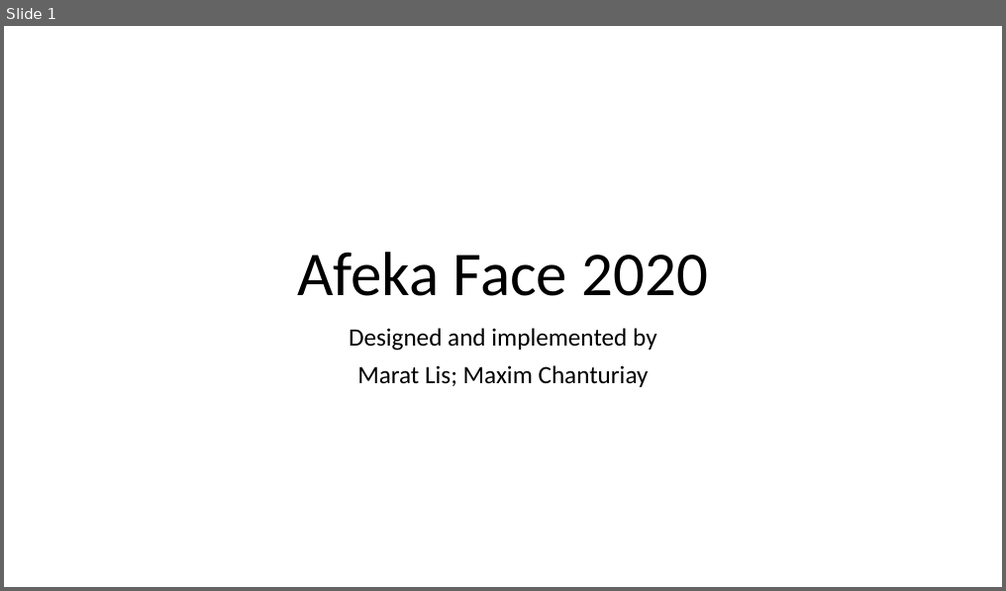
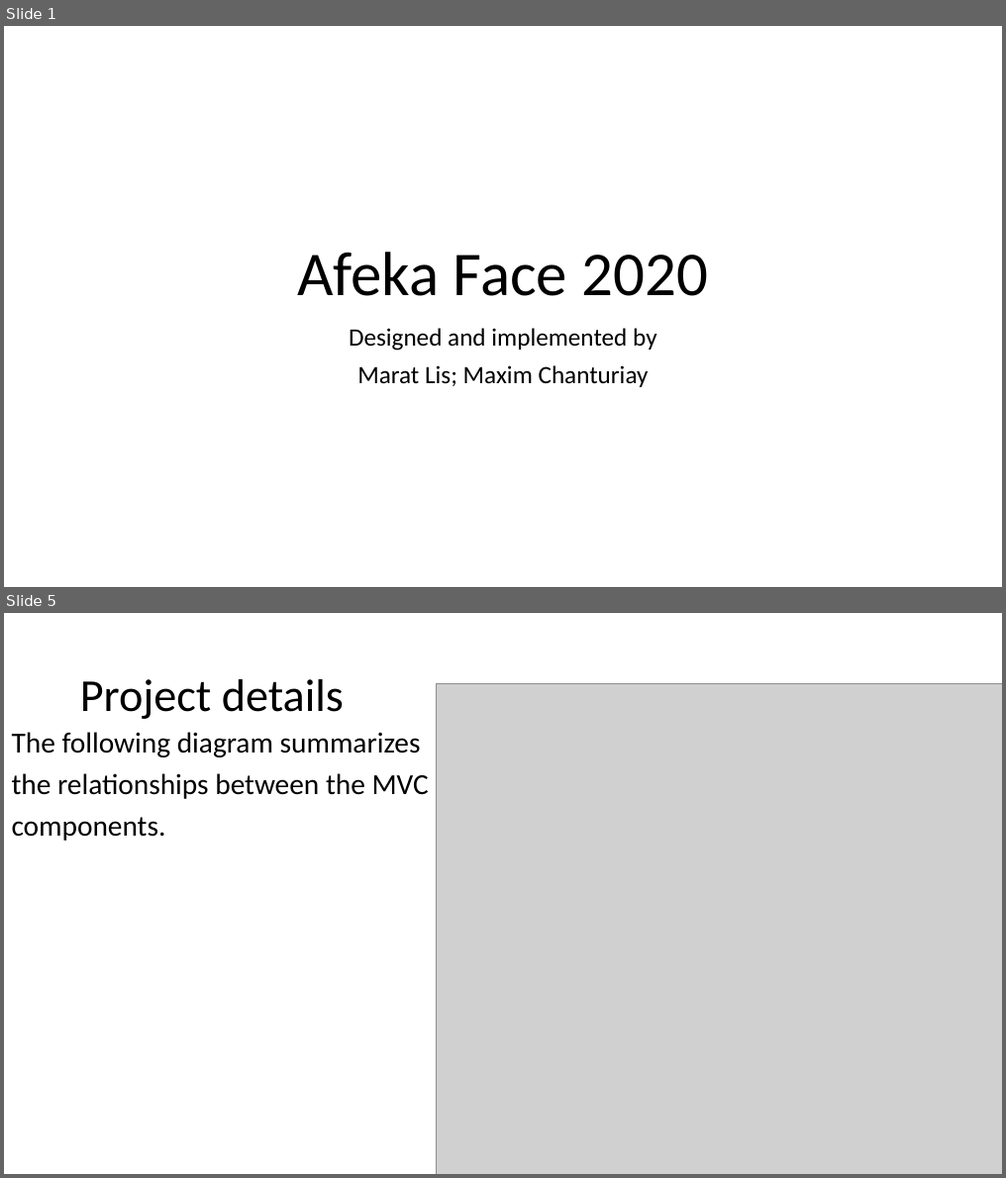
Before and after one commit to Z0neNp/afeka_face, a slide deck: project_explanation.pptx. Shown one above the other, each under a label of ours: slide 1 before the commit, slides 1 and 5 after it; the slides between them are not shown. The pictures are 1006x591 and 1006x1178 pixels, drawn with LibreOffice and Linux fonts; fonts in the diff are those of the drawing; grey boxes stand for pictures. Boxes give left, top, right and bottom in pixels: in the first picture for what was removed or moved away, otherwise in the second. Text is boxed around its words. In the diff, an @@ line names an element or a change of style, - is before the commit and + after.

Commit message:
updated the project description and readme

```diff
--- a/project_explanation.pptx
+++ b/project_explanation.pptx
@@ slide 5 added at (4, 613, 1002, 1174), background #FFFFFF @@
@@ title added at (80, 679, 344, 719), 44 pt, text #000000 @@
+Project details
@@ picture added at (436, 684, 1002, 1174) @@
@@ text added at (12, 732, 429, 841), 28 pt, text #000000 @@
+The following diagram summarizes
+the relationships between the MVC
+components.
```
Also in this commit, not shown: 1 slide changed, 3 other slides added, 2 other files.
